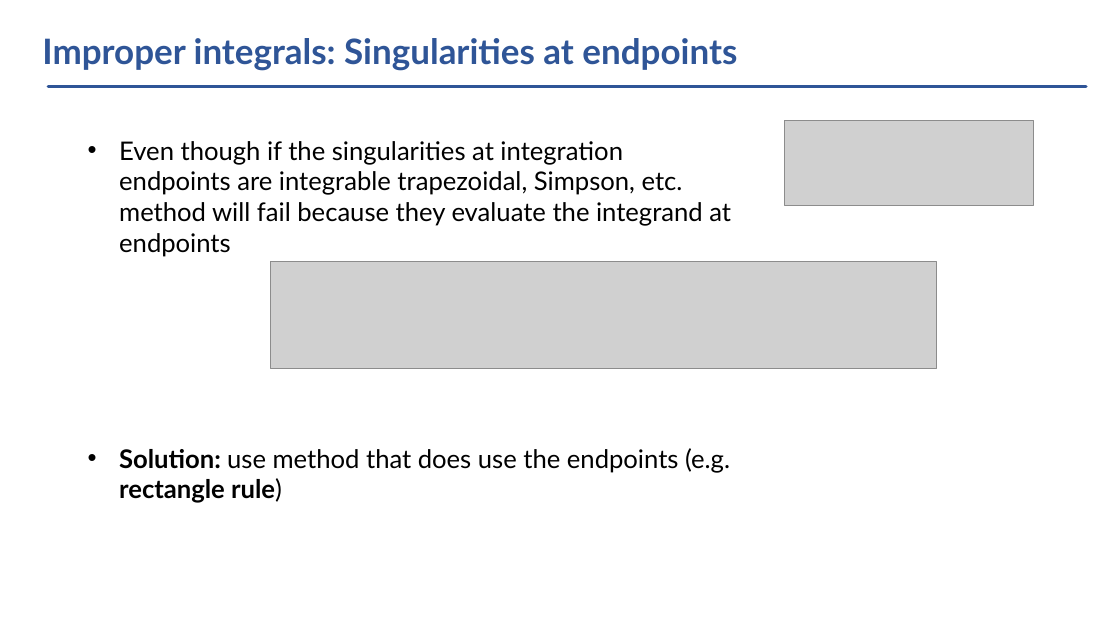
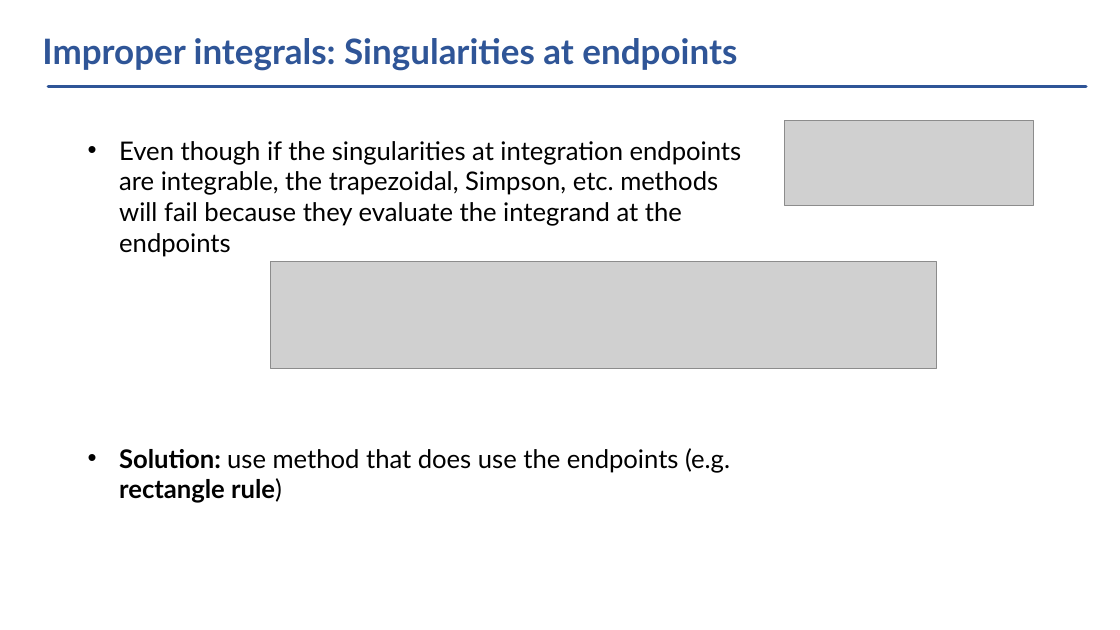
Before and after one commit to vlvovch/PHYS6350-ComputationalPhysics, a slide deck: slide 24 of lectures/Lecture6-01-31-23-NumericalIntegration.pptx. Drawn at 1120x630 pixels with LibreOffice and Linux fonts; fonts in the diff are those of the drawing; grey boxes stand for pictures. Boxes give left, top, right and bottom in pixels: in the first picture for what was removed or moved away, otherwise in the second. Text is boxed around its words. In the diff, an @@ line names an element or a change of style, - is before the commit and + after.

```diff
--- a/lectures/Lecture6-01-31-23-NumericalIntegration.pptx
+++ b/lectures/Lecture6-01-31-23-NumericalIntegration.pptx
@@ text at [119, 141, 742, 257]: text changed @@
-• Even though if the singularities at integration endpoints are integrable trapezoidal, Simpson, etc. method will fail because they evaluate the integrand at endpoints
+• Even though if the singularities at integration endpoints are integrable, the trapezoidal, Simpson, etc. methods will fail because they evaluate the integrand at the endpoints
```
Also in this commit, not shown: 8 other slides changed, 39 other files.
